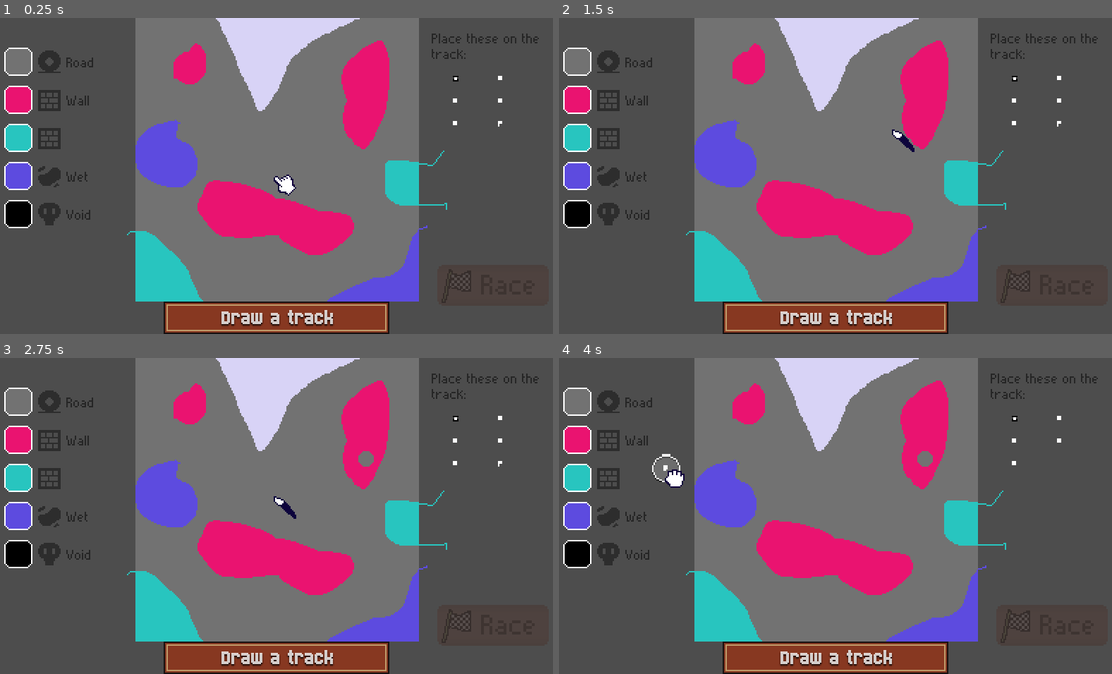
Above: before the commit, frames 1-4 (two rows, left to right).
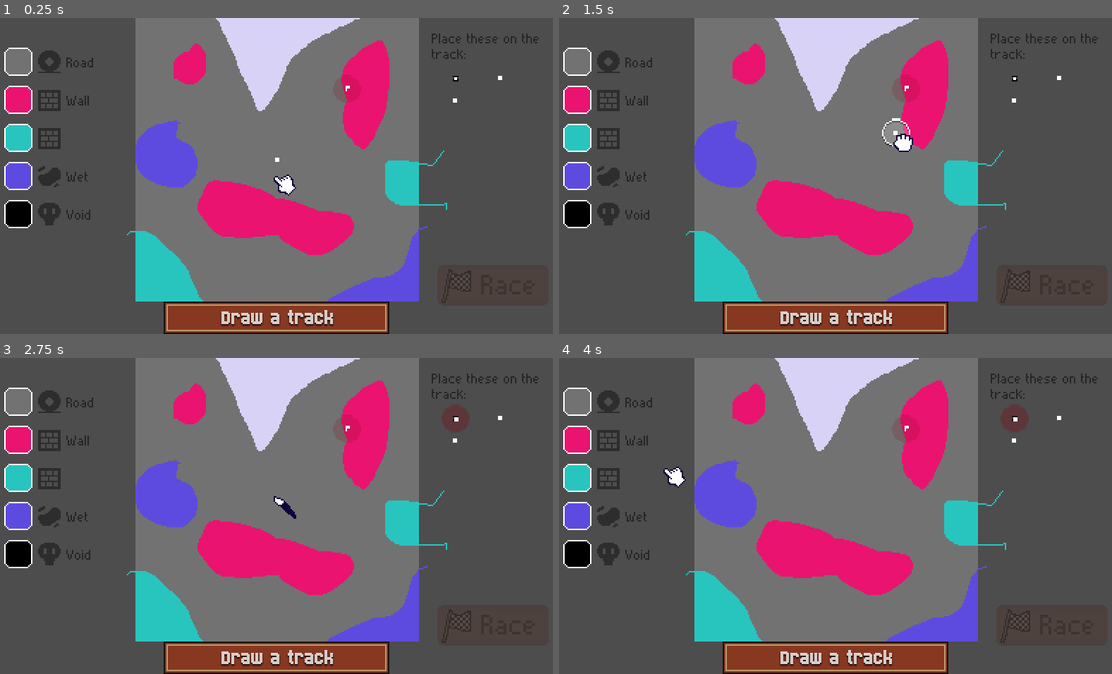
Above: after the commit, the same moments.

Repository: ClementRivaille/circuit-paint-prop
Game: Godot game, scene res://scenes/Main.tscn
Two runs of this game, one before a commit and one after it. Both use one fixed random seed, a clock stepped at 60 frames per second and the inputs below.
Inputs (mouse positions are in pixels of both pictures, inside the frame that each line leads up to):
- Up to frame 1 (0.25 s): no input
- Up to frame 2 (1.5 s): click (575, 62) at 0.52 s; tap Enter at 1.25 s; drag from (835, 160) to (1012, 78) at 1.27 s
- Up to frame 3 (2.75 s): drag from (492, 626) to (276, 500) at 2.02 s
- Up to frame 4 (4 s): tap Space at 2.75 s; move the mouse to (1012, 418) at 2.77 s; hold Right (steer_right) 2.78-3.5 s; tap U at 2.85 s; click (1012, 418) at 2.92 s; tap Enter at 3.5 s; drag from (1062, 462) to (664, 468) at 3.52 s

The runs differ from the first frame. In frame 1, less than 0.1% of the frame differs, in the area x 49-91%, y 21-46%; in frame 2, 0.5%; in frame 3, 0.2%; in frame 4, 0.5%, in the area x 16-91%, y 18-42%.

Commit message:
feat(items): place items with level

Diff:
--- a/levels/level_1.tres
+++ b/levels/level_1.tres
@@ -8,6 +8,6 @@
 nb_checkpoints = 3
 locked_start = false
 start_position = Vector2i(0, 0)
-locked_goal = false
-goal_position = Vector2i(0, 0)
-checkpoints_positions = Array[Vector2i]([])
+locked_goal = true
+goal_position = Vector2i(50, -50)
+checkpoints_positions = Array[Vector2i]([Vector2i(0, 0)])
--- a/scripts/items_placement.gd
+++ b/scripts/items_placement.gd
@@ -10,18 +10,22 @@
 @onready var checkpoints: Array[TrackItem] = []
 
 func _ready() -> void:
-	init_canva()
 	GameStore.mode_changed.connect(on_mode_change)
 	GameStore.start_validated.connect(set_start_validation)
 	GameStore.goal_validated.connect(set_goal_validation)
 	GameStore.checkpoint_validated.connect(set_checkpoint_validation)
+	GameStore.level_begin.connect(init_canva)
 
-func init_canva():
+func init_canva(level: Level):
 	# place start item
-	start_item.position = selection_target.position
+	if (level.locked_start):
+		var global_start_pos := GameStore.get_global_position(level.start_position)
+		start_item.position = to_local(global_start_pos)
+	else:
+		start_item.position = selection_target.position
 	GameStore.drop_item(Store.TrackItemType.START, GameStore.get_position_on_map(start_item.global_position))
 
-	var grid_pos := Vector2(1,0)
+	var grid_pos := Vector2(0 if level.locked_start else 1,0)
 	# generate checkpoins
 	var checkpoints_pos: Array[Vector2i] = []
 	for idx in range(0, GameStore.total_checkpoints):
@@ -29,23 +33,30 @@
 		checkpoint_item.type = Store.TrackItemType.CHECKPOINT
 		checkpoint_item.index = idx
 
-		var grid_placement := selection_target.position + grid_pos * cell_size
-		checkpoint_item.position = grid_placement
+		if level.checkpoints_positions.size() > idx:
+			var global_pos := GameStore.get_global_position(level.checkpoints_positions[idx])
+			checkpoint_item.position = to_local(global_pos)
+		else:
+			var grid_placement := selection_target.position + grid_pos * cell_size
+			checkpoint_item.position = grid_placement
+			if grid_pos.x == 0:
+				grid_pos.x = 1
+			else:
+				grid_pos.x = 0
+				grid_pos.y += 1
 
 		add_child(checkpoint_item)
 		checkpoints.append(checkpoint_item)
 		checkpoints_pos.append(GameStore.get_position_on_map(checkpoint_item.global_position))
 
-		if grid_pos.x == 0:
-			grid_pos.x = 1
-		else:
-			grid_pos.x = 0
-			grid_pos.y += 1
-
 	GameStore.generate_checkpoints(checkpoints_pos)
 
 	# place goal item
-	goal_item.position = selection_target.position + grid_pos * cell_size
+	if level.locked_goal:
+		var global_goal_pos := GameStore.get_global_position(level.goal_position)
+		goal_item.position = to_local(global_goal_pos)
+	else:
+		goal_item.position = selection_target.position + grid_pos * cell_size
 	GameStore.drop_item(Store.TrackItemType.GOAL, GameStore.get_position_on_map(goal_item.global_position))
 
 func on_mode_change(mode: Store.GameMode):
